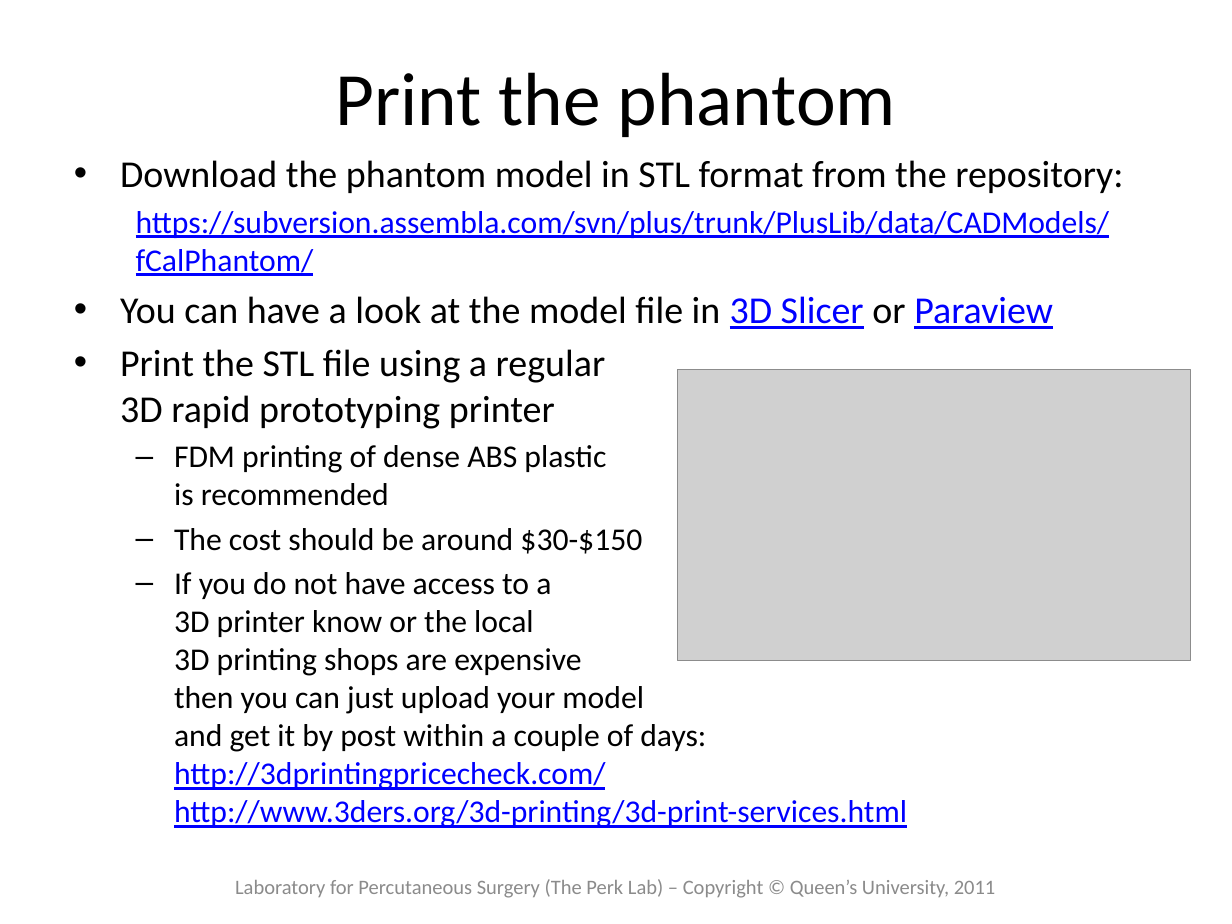
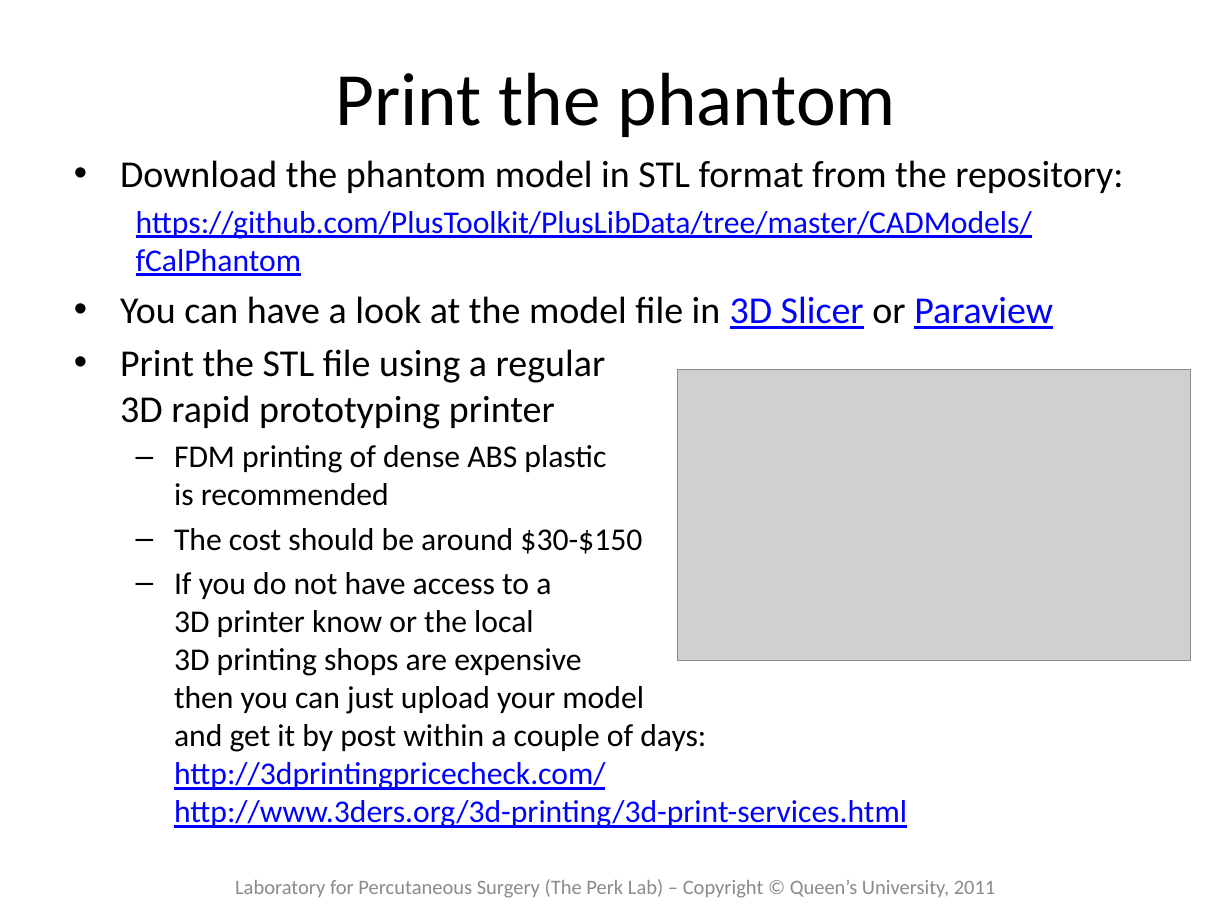
Before and after one commit to PlusToolkit/PlusDoc, a slide deck: slide 3 of tutorials/PlusTutorialBuildingfCalPrintedPhantom.pptx. Drawn at 1232x924 pixels with LibreOffice and Linux fonts; fonts in the diff are those of the drawing; grey boxes stand for pictures. Boxes give left, top, right and bottom in pixels: in the first picture for what was removed or moved away, otherwise in the second. Text is boxed around its words. In the diff, an @@ line names an element or a change of style, - is before the commit and + after.

Commit message:
Updating links to remove Assembla references

```diff
--- a/tutorials/PlusTutorialBuildingfCalPrintedPhantom.pptx
+++ b/tutorials/PlusTutorialBuildingfCalPrintedPhantom.pptx
@@ text at [136,211,1032,276]: text changed @@
-  https://subversion.assembla.com/svn/plus/trunk/PlusLib/data/CADModels/fCalPhantom/
+  https://github.com/PlusToolkit/PlusLibData/tree/master/CADModels/fCalPhantom
```
Also in this commit, not shown: 2 other slides changed.
